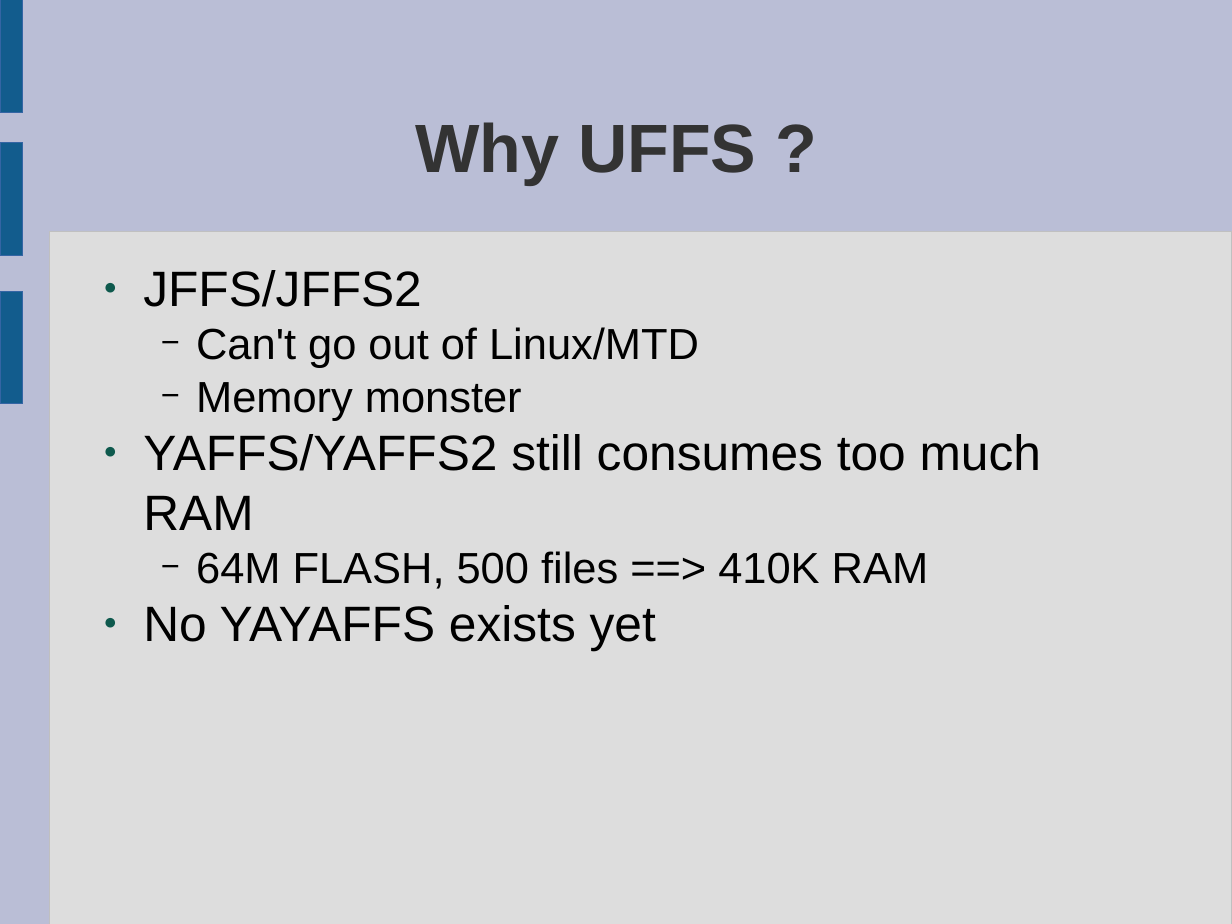
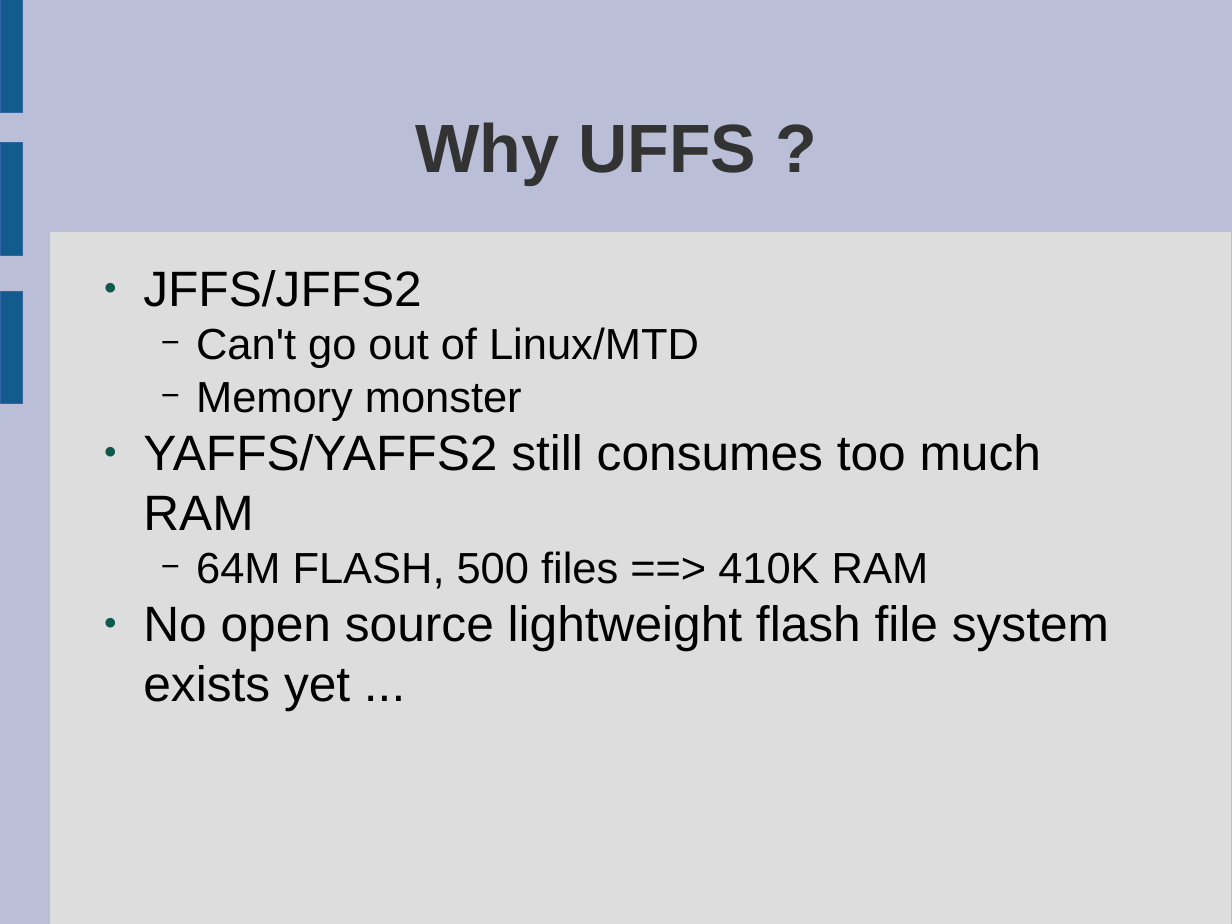
Before and after one commit to rickyzheng/uffs, a slide deck: slide 3 of doc/Understanding-UFFS.odp. Drawn at 1232x924 pixels with LibreOffice and Linux fonts; fonts in the diff are those of the drawing. Boxes give left, top, right and bottom in pixels: in the first picture for what was removed or moved away, otherwise in the second. Text is boxed around its words. In the diff, an @@ line names an element or a change of style, - is before the commit and + after.

Commit message:
Enable new Flash Driver Interface, update flash-interface-example

```diff
--- a/doc/Understanding-UFFS.odp
+++ b/doc/Understanding-UFFS.odp
@@ text at <box>143,605,1109,711</box>: text changed @@
-● No YAYAFFS exists yet
+● No open source lightweight flash file system exists yet ...
```
Also in this commit, not shown: 10 other slides changed, 1 slide added, 19 other files.
